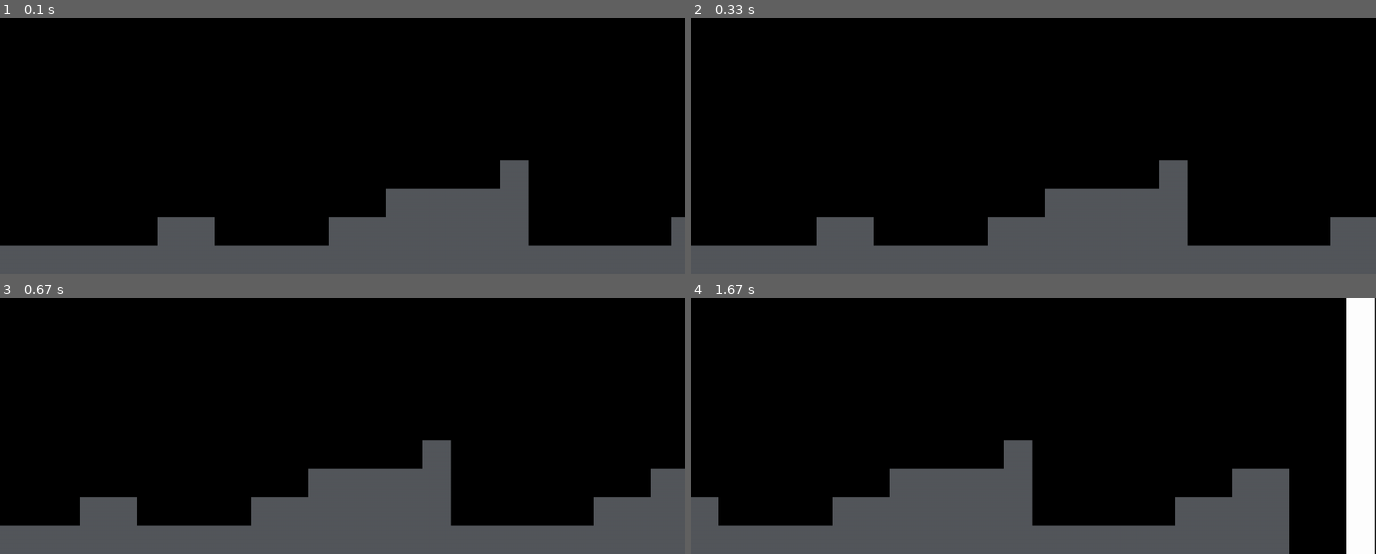
Above: before the commit, frames 1-4 (two rows, left to right).
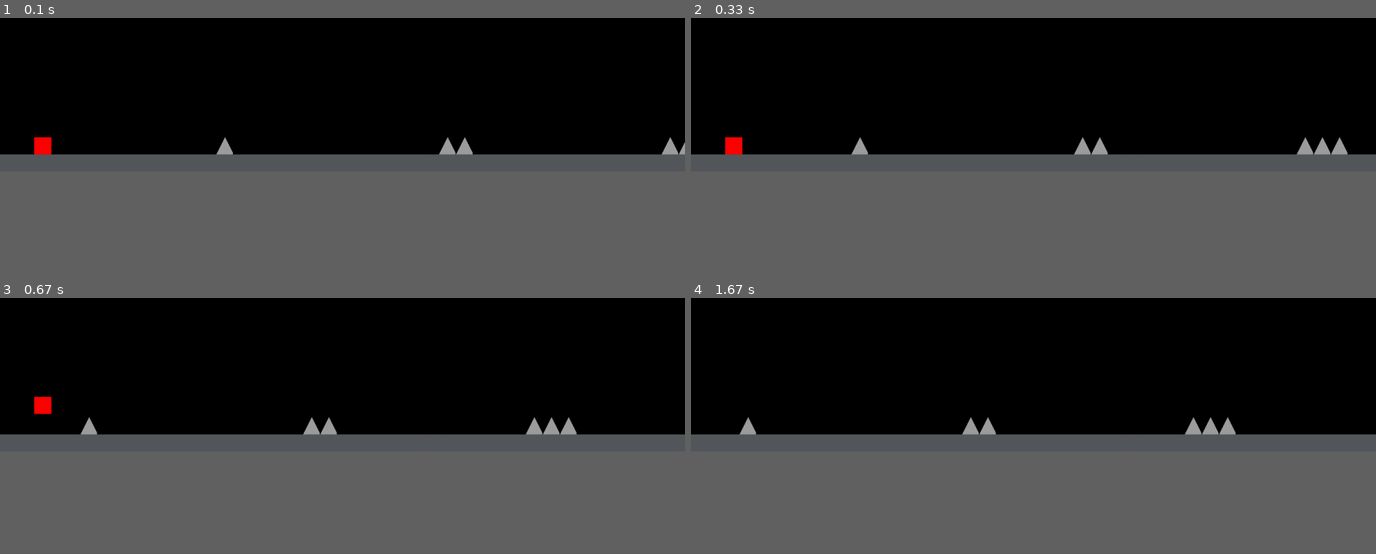
Above: after the commit, the same moments.

Repository: Pegysus/GeoDashAI
Game: pygame game, started from main.py
Two runs of this game, one before a commit and one after it. Both use one fixed random seed, a clock stepped at 60 frames per second and the inputs below.
Inputs:
- Up to frame 1 (0.1 s): no input
- Up to frame 2 (0.33 s): no input
- Up to frame 3 (0.67 s): tap Space at 0.33 s
- Up to frame 4 (1.67 s): no input
In our replay, the window is 900x337 before the commit and 900x202 after it. These sizes can differ from the game's own. Grey fills any space a smaller window leaves; there, only what the larger window draws over its background counts as a difference.

The runs differ from the first frame. In frame 1, 25% of the frame differs, in the area x 0-100%, y 46-100%; in frame 2, 26%; in frame 3, 27%; in frame 4, 30%, in the area x 0-100%, y 0-100%.

Commit message:
Added basic geometry dash physics, including spike and wall collisions. Need to animate cube and create proper testing level

Diff:
--- a/GeoGame/geolevel.py
+++ b/GeoGame/geolevel.py
@@ -1,16 +1,25 @@
 import pygame
 from GeoGame.tiletypes.block import Block
+from GeoGame.tiletypes.spike_up import SpikeUp
 from GeoGame.tiletypes.end import End
+from GeoGame.tiletypes.player import Player
 from GeoGame.utilities.settings import tile_size
 
 
 class Level:
+    SHIFT_SPEED = 7
+    GAME_OVER = 0
+
     def __init__(self, data, surface, dimen):
         self._display = surface
         self._blocks = pygame.sprite.Group()
+        self._spikes = pygame.sprite.Group()
+        self._player = pygame.sprite.GroupSingle()
         self._width, self._height = dimen
         self.setup(data)
-        self._world_shift = 4
+        self._world_shift = Level.SHIFT_SPEED
+
+        self.distance = 0
 
     def setup(self, layout):
         for rows, r in enumerate(layout):
@@ -19,10 +28,68 @@
                     self._blocks.add(Block((cols * tile_size, rows * tile_size), tile_size))
                 elif cell == '|':
                     self._blocks.add(End((cols * tile_size, rows * tile_size), tile_size))
+                elif cell == 'S':
+                    self._player.add(Player((cols * tile_size, rows * tile_size), tile_size))
+                elif cell == 'U':
+                    self._spikes.add(SpikeUp((cols * tile_size, rows * tile_size), (tile_size, tile_size)))
+
+    def _horz_mvt_collision(self):
+        cube = self._player.sprite
+        cube.rect.x += cube.x_speed
+
+        for block in self._blocks.sprites():
+            if cube and block.rect.colliderect(cube.rect):
+                self.stop()
+
+        for spike in self._spikes.sprites():
+            if cube and spike.rect.colliderect(cube.rect):
+                self.stop()
+
+    def _vert_mvt_collision(self):
+        cube = self._player.sprite
+        if cube and cube.midair:
+            cube.apply_gravity()
+        elif cube:
+            cube.direction.y = 0
+
+        for block in self._blocks.sprites():
+            if cube and block.rect.colliderect(cube.rect):
+                if cube.direction.y > 0:
+                    cube.rect.bottom = block.rect.top
+                    cube.direction.y = 0
+                    cube.midair = False
+
+                elif cube.direction.y < 0:
+                    cube.rect.top = block.rect.bottom
+                    cube.direction.y = 0
+
+        for spike in self._spikes.sprites():
+            if cube and spike.rect.colliderect(cube.rect):
+                self.stop()
 
     def run(self):
         self._blocks.update(self._world_shift)
+        self._blocks.draw(self._display)
+        self._spikes.update(self._world_shift)
+        self._spikes.draw(self._display)
+
+        if self._player.sprite:
+            self._player.update()
+            self._horz_mvt_collision()
+            self._vert_mvt_collision()
+            self._player.draw(self._display)
+
         if any(type(b) is End and b.rect.right <= self._width for b in self._blocks):
             self._world_shift = 0
+        if self._world_shift == 0 and self._player.sprite:
+            self._player.sprite.x_speed = Level.SHIFT_SPEED
 
-        self._blocks.draw(self._display)
+        self.distance += self._world_shift/32
+
+    def stop(self):
+        cube = self._player.sprite
+        if cube:
+            cube.kill()
+        self._world_shift = Level.GAME_OVER
+        # for display purposes
+        print(self.distance)
--- a/GeoGame/tiletypes/player.py
+++ b/GeoGame/tiletypes/player.py
@@ -7,3 +7,30 @@
         self.image = pygame.Surface((size, size))
         self.image.fill('red')
         self.rect = self.image.get_rect(topleft=pos)
+
+        # jumping mechanic
+        self.direction = pygame.math.Vector2(0,0)
+        self.gravity = 0.8
+        self.x_speed = 0
+        self.jump_speed = -10.2
+        self.midair = False
+
+    def get_input(self):
+        keys = pygame.key.get_pressed()
+
+        if keys[pygame.K_SPACE] and not self.midair:
+            self.jump()
+
+    def apply_gravity(self):
+        self.direction.y += self.gravity
+        self.rect.y += self.direction.y
+
+    def jump(self):
+        self.direction.y = self.jump_speed
+        self.midair = True
+
+    def update(self):
+        self.get_input()
+
+    def die(self):
+        self.kill()
--- /dev/null
+++ b/GeoGame/tiletypes/spike_up.py
@@ -0,0 +1,16 @@
+import pygame
+
+
+class SpikeUp(pygame.sprite.Sprite):
+    def __init__(self, pos, size):
+        super().__init__()
+
+        self.image = pygame.Surface(size, pygame.SRCALPHA, 32)
+        self.rect = self.image.get_rect(topleft=pos)
+
+        pygame.draw.polygon(self.image, '#9e9e9e', [(0, 32), (16, 0), (32, 32)])
+
+        self.mask = pygame.mask.from_surface(self.image)
+
+    def update(self, x_speed):
+        self.rect.x += -x_speed
--- a/GeoGame/utilities/settings.py
+++ b/GeoGame/utilities/settings.py
@@ -1,15 +1,15 @@
 level = [
-    '                              |',
-    '                              |',
-    '                              |',
-    '                              |',
-    '                              |',
-    '                  X           |',
-    '              XXXXX       XX  |',
-    '      XX    XXXXXXX     XXXX  |',
-    'XXXXXXXXXXXXXXXXXXXXXXXXXXXX  |',
+    '                                                                         |',
+    '                                                                         |',
+    '                                                                         |',
+    '                                                                         |',
+    '                                                                         |',
+    '                                                                         |',
+    '                                                                         |',
+    '  S           U            UU           UUU                              |',
+    'XXXXXXXXXXXXXXXXXXXXXXXXXXXXXXXXXXXXXXXXXXXXXXXXXXXXXXXXXXXXXXXXXXXXXXX  |',
 ]
 
-tile_size = 50
+tile_size = 30
 screen_width = 1200
 screen_height = len(level)*tile_size
